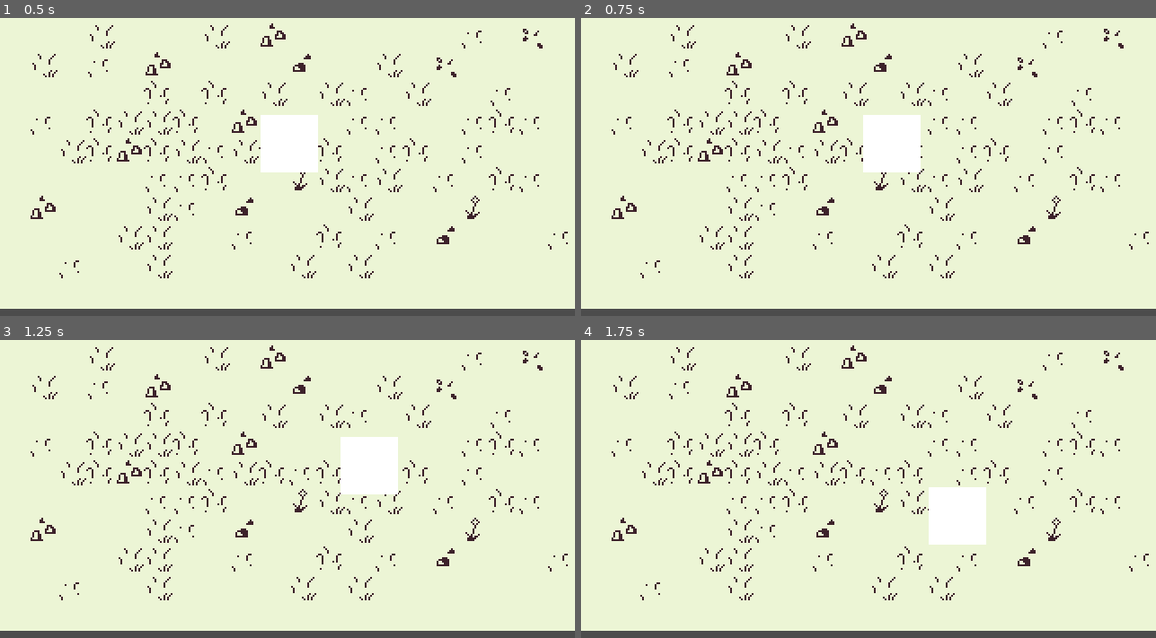
Above: before the commit, frames 1-4 (two rows, left to right).
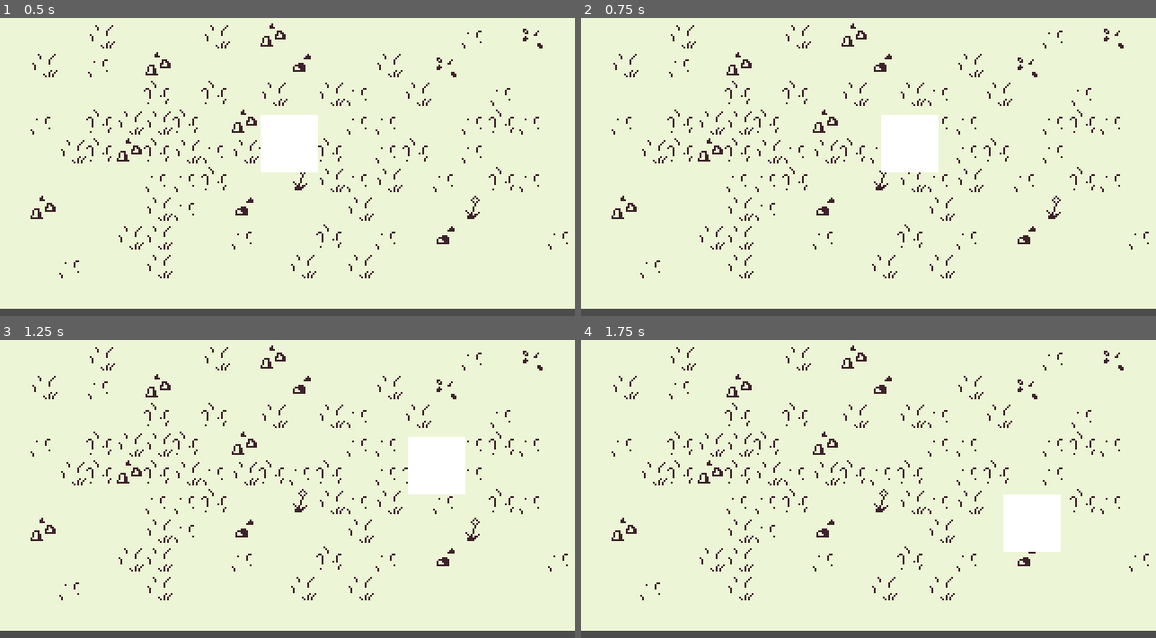
Above: after the commit, the same moments.

Repository: SummerGameProject/Scent
Game: Godot game, scene res://Scenes/ForestLvl.tscn
The game is run twice, just before and just after one commit, with the same random seed, the same clock (stepped at 60 frames per second) and the same inputs. This scene is started directly instead of the project's main scene.
Inputs:
- Up to frame 1 (0.5 s): no input
- Up to frame 2 (0.75 s): tap Enter at 0.5 s; hold Right (ui_right) from 0.53 s (still down); hold Shift (sprint, bound only after the commit) from 0.53 s (still down)
- Up to frame 3 (1.25 s): keep holding Right (ui_right); keep holding Shift (sprint, bound only after the commit)
- Up to frame 4 (1.75 s): release Right (ui_right) at 1.28 s; release Shift (sprint, bound only after the commit) at 1.28 s; hold Down (ui_down) from 1.28 s (still down); tap Shift (sprint, bound only after the commit) at 1.35 s

Frame 1 is identical in both runs. In frame 2, 1.2% of the frame differs, in the area x 49-63%, y 32-52%; in frame 3, 3.9%, in the area x 59-81%, y 32-52%; in frame 4, 3.9%.

Commit message:
Added sprinting functionality to the DogController using a state machine to control variables related to the Dog's movement.

Diff:
--- a/Assets/Characters/Dog/Scene/Dog.tscn
+++ b/Assets/Characters/Dog/Scene/Dog.tscn
@@ -7,6 +7,7 @@
 extents = Vector2( 16, 16 )
 
 [node name="Dog" type="KinematicBody2D"]
+position = Vector2( 150, 60 )
 script = ExtResource( 2 )
 
 [node name="DogCollider2D" type="CollisionShape2D" parent="."]
--- a/Assets/Characters/Dog/Scripts/DogController.gd
+++ b/Assets/Characters/Dog/Scripts/DogController.gd
@@ -15,8 +15,24 @@
 # attributes
 ##
 
+export var sprint_speed = 120 # default guess
+var is_sprinting = false
+
+var current_speed = walk_speed
+
 var x_input = 0
 var y_input = 0
+
+##
+# state machine
+##
+
+enum MovementState {
+	WALKING = 0,
+	SPRINTING = 1
+}
+
+var current_move_state = MovementState.WALKING
 
 ##
 # initializers
@@ -30,10 +46,20 @@
 
 	get_player_input()
 
+	if is_sprinting:
+
+		current_move_state = MovementState.SPRINTING
+		current_speed = sprint_speed
+
+	else:
+
+		current_move_state = MovementState.WALKING
+		current_speed = walk_speed
+
 
 func _physics_process( delta ):
 
-	velocity_change_by_components( x_input, y_input, delta )
+	move( delta )
 
 ##
 # behaviours
@@ -46,3 +72,9 @@
 
 	x_input = Input.get_axis( "ui_left", "ui_right" )
 	y_input = Input.get_axis( "ui_up", "ui_down" )
+
+	is_sprinting = Input.is_action_pressed( "sprint" )
+
+func move( delta ):
+
+	velocity_change_by_components( x_input, y_input, delta, current_speed )
--- a/project.godot
+++ b/project.godot
@@ -76,6 +76,11 @@
 , Object(InputEventKey,"resource_local_to_scene":false,"resource_name":"","device":0,"alt":false,"shift":false,"control":false,"meta":false,"command":false,"pressed":false,"scancode":83,"physical_scancode":0,"unicode":0,"echo":false,"script":null)
  ]
 }
+sprint={
+"deadzone": 0.5,
+"events": [ Object(InputEventKey,"resource_local_to_scene":false,"resource_name":"","device":0,"alt":false,"shift":false,"control":false,"meta":false,"command":false,"pressed":false,"scancode":16777237,"physical_scancode":0,"unicode":0,"echo":false,"script":null)
+ ]
+}
 
 [physics]
 
